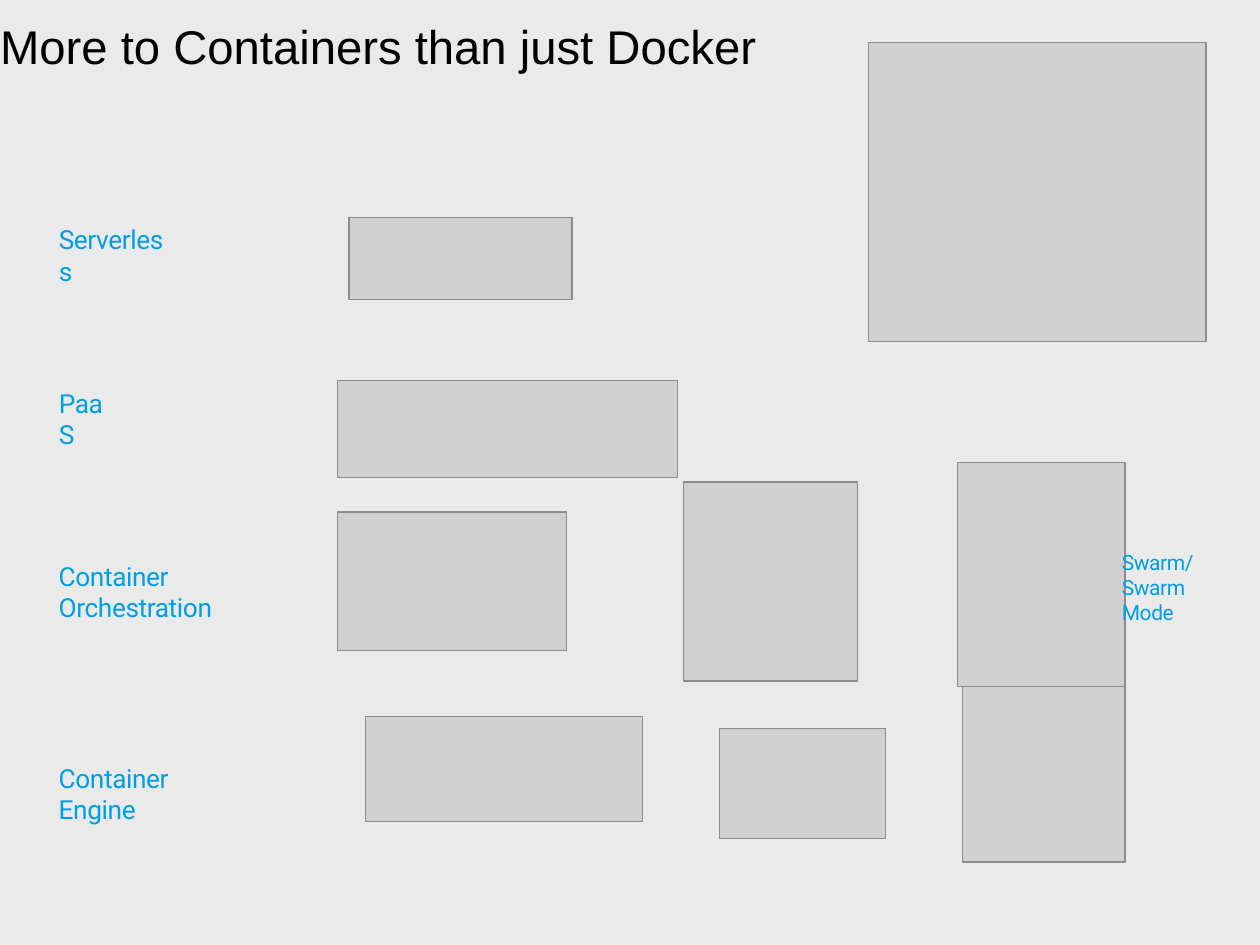
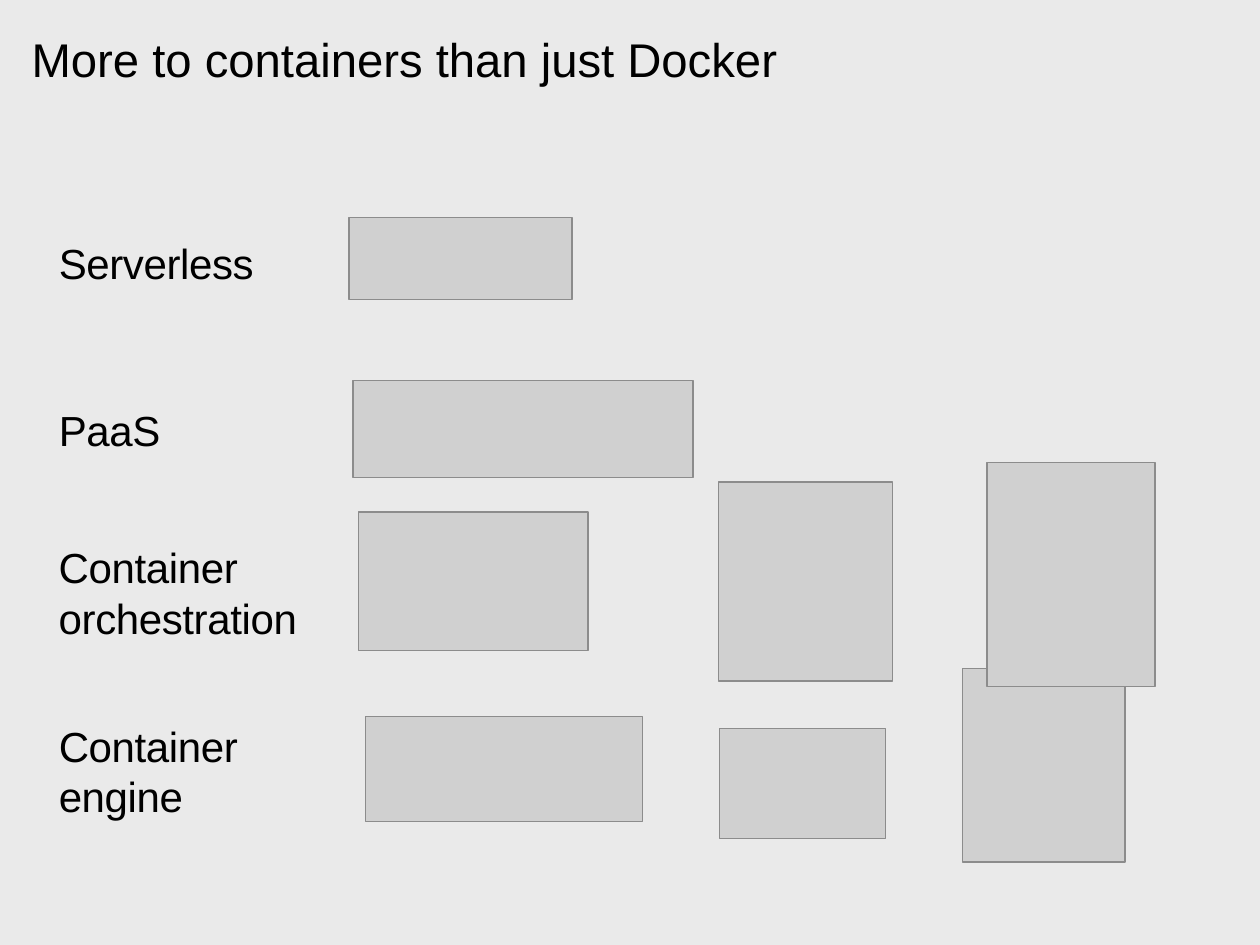
Before and after one commit to patrocinio/cloud-private-bootcamp, a slide deck: slide 15 of Units_development/Containers and Docker_AWG.pptx (slide 12 before the commit). Drawn at 1260x945 pixels with LibreOffice and Linux fonts; fonts in the diff are those of the drawing; grey boxes stand for pictures. Boxes give left, top, right and bottom in pixels: in the first picture for what was removed or moved away, otherwise in the second. Text is boxed around its words. In the diff, an @@ line names an element or a change of style, - is before the commit and + after.

```diff
--- a/Units_development/Containers and Docker_AWG.pptx
+++ b/Units_development/Containers and Docker_AWG.pptx
@@ title at box(32, 42, 777, 87): text changed @@
-More to Containers than just Docker
+More to containers than just Docker
@@ picture removed at box(868, 43, 1206, 343) @@
@@ text "Serverless" at box(59, 248, 254, 280): size 15 to 24 pt, font Roboto to Arial, text colour #009EE2 to #000000 @@
@@ text "Serverless": place and size @@
-text "Serverless" at box(47, 218, 178, 262)
+text "Serverless" at box(59, 248, 254, 280)
@@ picture: place and size @@
-picture at box(338, 381, 678, 478)
+picture at box(353, 381, 693, 478)
@@ text "PaaS": place and size @@
-text "PaaS" at box(47, 381, 121, 425)
+text "PaaS" at box(59, 416, 161, 447)
@@ text "PaaS" at box(59, 416, 161, 447): size 15 to 24 pt, font Roboto to Arial, text colour #009EE2 to #000000 @@
@@ picture: place and size @@
-picture at box(958, 462, 1125, 687)
+picture at box(987, 462, 1154, 687)
@@ picture: place and size @@
-picture at box(683, 481, 857, 680)
+picture at box(718, 481, 892, 680)
@@ picture: place and size @@
-picture at box(338, 513, 567, 651)
+picture at box(359, 513, 588, 651)
@@ text at box(59, 552, 297, 635): text changed; size 15 to 24 pt; font Roboto to Arial; text colour #009EE2 to #000000 @@
-Container Orchestration
+Container orchestration
@@ text removed at box(1122, 550, 1194, 627) @@
-Swarm/
-Swarm Mode
@@ text at box(59, 731, 238, 821): text changed; size 15 to 24 pt; font Roboto to Arial; text colour #009EE2 to #000000 @@
-Container Engine
+Container engine
```
Also in this commit, not shown: 9 other slides changed, 5 slides added, 2 slides removed.
